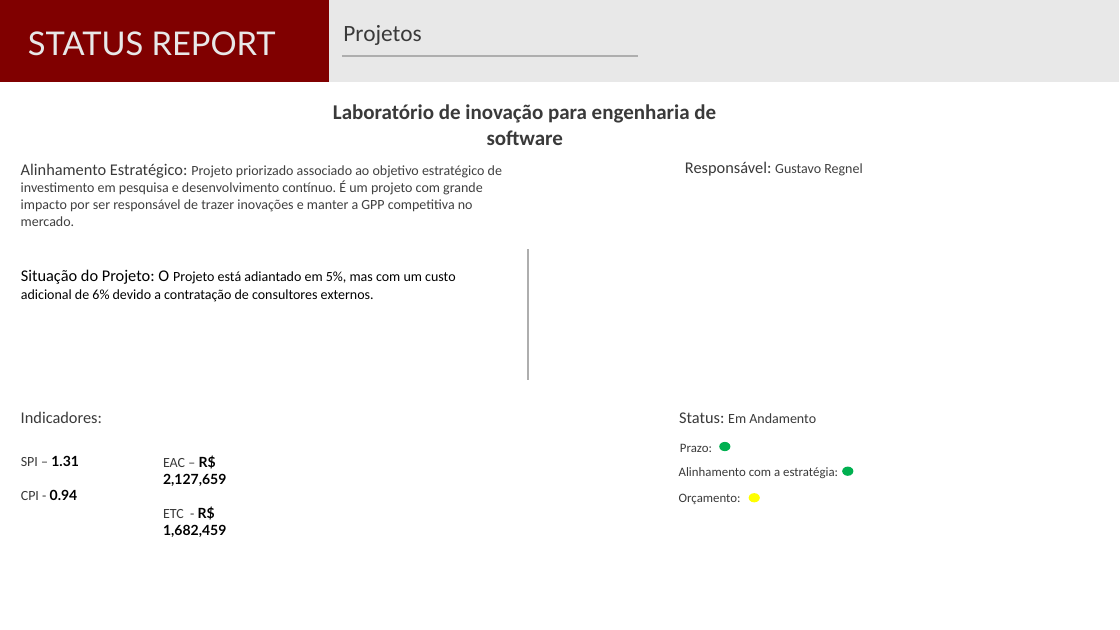
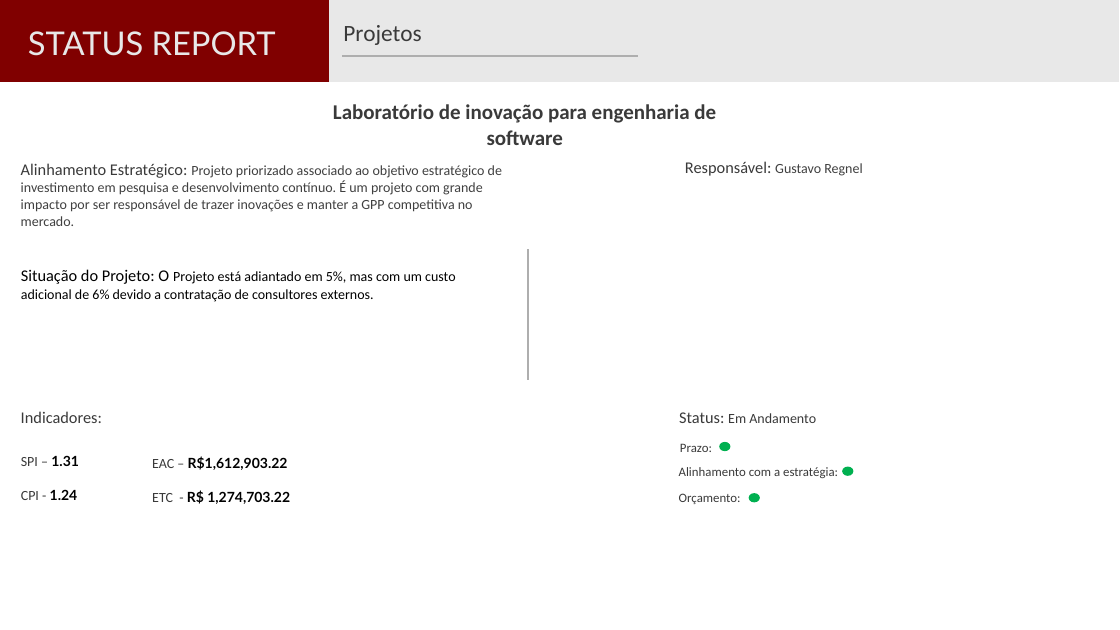
Before and after one commit to Cyrilzak02/Gestao-de-Portfolios, a slide deck: slide 5 of RA03/Powerpoint/Status Report.pptx. Drawn at 1120x630 pixels with LibreOffice and Linux fonts; fonts in the diff are those of the drawing. Boxes give left, top, right and bottom in pixels: in the first picture for what was removed or moved away, otherwise in the second. Text is boxed around its words. In the diff, an @@ line names an element or a change of style, - is before the commit and + after.

```diff
--- a/RA03/Powerpoint/Status Report.pptx
+++ b/RA03/Powerpoint/Status Report.pptx
@@ text at (21,455,79,500): text changed @@
-SPI – 1.31
-CPI - 0.94
+SPI – 1.31
+CPI - 1.24
@@ text at (152,456,290,504): text changed @@
-EAC – R$ 2,127,659
-ETC - R$ 1,682,459
+EAC – R$1,612,903.22
+ETC - R$ 1,274,703.22
@@ ellipse at (749,494,759,502): fill #FFFF00 to #00B050; outline #FFFF00 1.5 pt to #00B050 1.5 pt @@
```
Also in this commit, not shown: 2 other slides changed, 2 other files.
